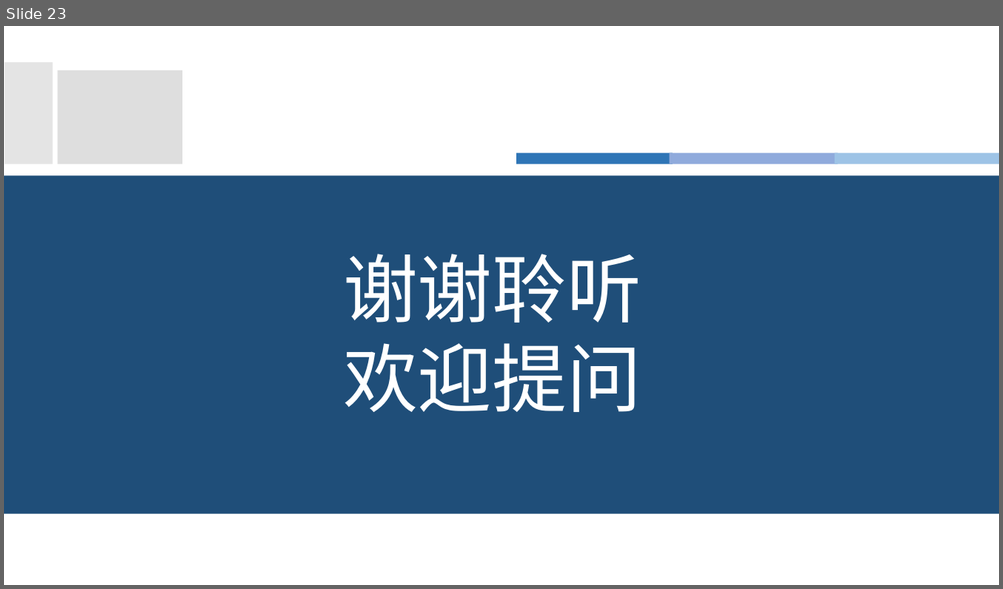
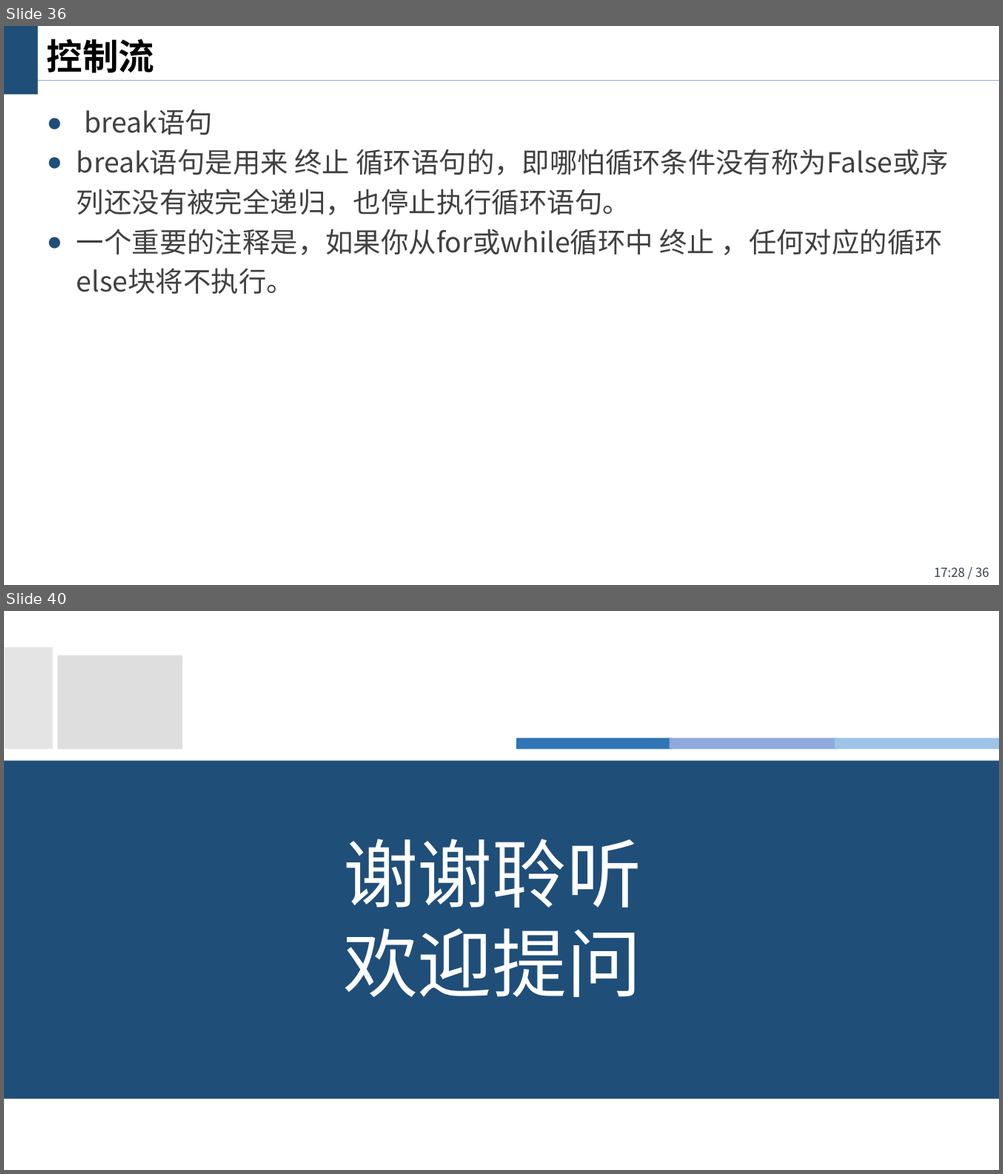
Before and after one commit to wangjin0818/Artificial_Intelligence_Generic_2023, a slide deck: Chapter 02/Python Programming I.pptx. Shown one above the other, each under a label of ours: slide 23 before the commit, slides 36 and 40 after it; the slides between them are not shown. The pictures are 1003x589 and 1003x1174 pixels, drawn with LibreOffice and Linux fonts; fonts in the diff are those of the drawing; background and template pictures are left out. Boxes give left, top, right and bottom in pixels: in the first picture for what was removed or moved away, otherwise in the second. Text is boxed around its words. In the diff, an @@ line names an element or a change of style, - is before the commit and + after.

```diff
--- a/Chapter 02/Python Programming I.pptx
+++ b/Chapter 02/Python Programming I.pptx
@@ slide 36 added at [4, 26, 999, 585], background #FFFFFF @@
@@ rectangle added at [4, 26, 38, 95], fill #1F4E79 @@
@@ title added at [47, 39, 155, 73], 26 pt, text #000000, bold @@
+控制流
@@ line added from (4, 81) to (999, 81), #8FAADC 0.75 pt @@
@@ text added at [77, 110, 948, 294], 20 pt, text #404040 @@
+● break语句
+● break语句是用来 终止 循环语句的，即哪怕循环条件没有称为False或序列还没有被完全递归，也停止执行循环语句。
+● 一个重要的注释是，如果你从for或while循环中 终止 ，任何对应的循环else块将不执行。
@@ page number added at [933, 568, 989, 577], 9 pt, text #333F50 @@
+17:28 / 36
@@ what was slide 23 is now slide 40 @@
```
Also in this commit, not shown: 16 other slides added, 1 other file.
